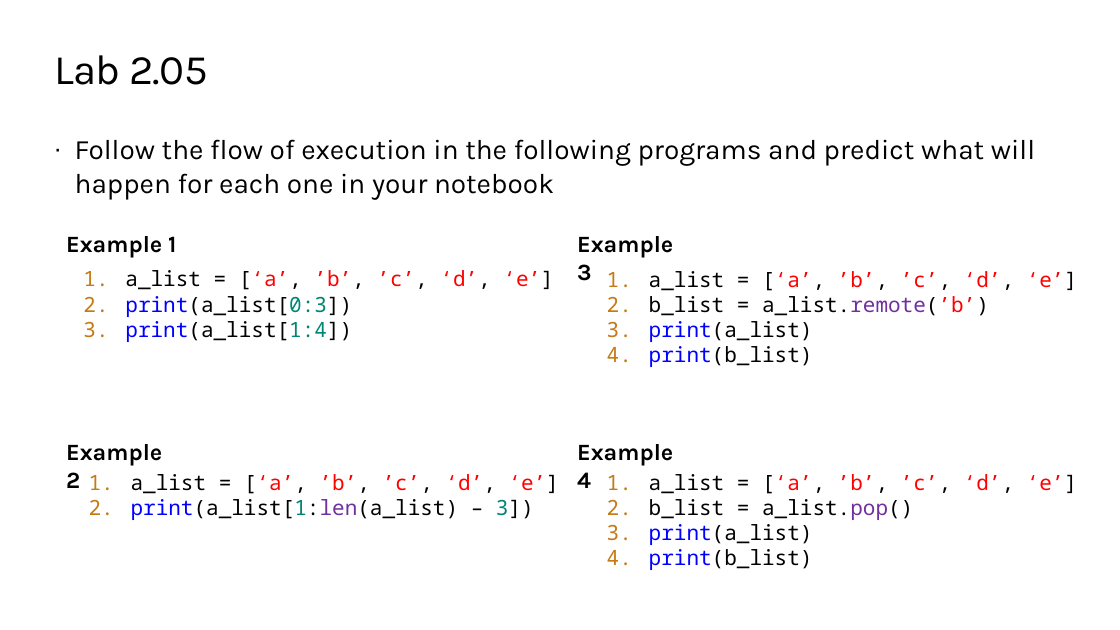
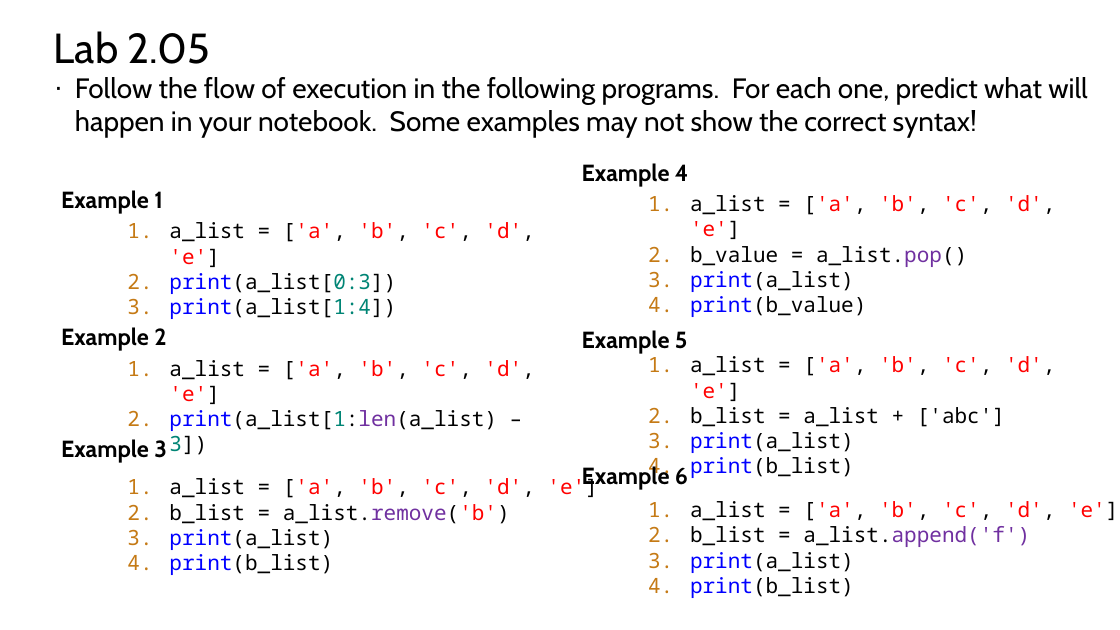
Before and after one commit to TEALSK12/2nd-semester-introduction-to-computer-science, a slide deck: slide 10 of units/2_unit/slidedecks/Intro Python 2.05 TEALS.pptx. Drawn at 1120x630 pixels with LibreOffice and Linux fonts; fonts in the diff are those of the drawing; background and template pictures are left out. Boxes give left, top, right and bottom in pixels: in the first picture for what was removed or moved away, otherwise in the second. Text is boxed around its words. In the diff, an @@ line names an element or a change of style, - is before the commit and + after.

```diff
--- a/units/2_unit/slidedecks/Intro Python 2.05 TEALS.pptx
+++ b/units/2_unit/slidedecks/Intro Python 2.05 TEALS.pptx
@@ title "Lab 2.05": place and size @@
-title "Lab 2.05" at <box>54,55,208,85</box>
+title "Lab 2.05" at <box>54,31,211,64</box>
@@ title "Lab 2.05" at <box>54,31,211,64</box>: font Karla to Cabin, letter spacing -0.5 to 0 pt @@
@@ text at <box>75,77,1087,138</box>: text changed; font Karla to Cabin @@
-· Follow the flow of execution in the following programs and predict what will happen for each one in your notebook
+· Follow the flow of execution in the following programs. For each one, predict what will happen in your notebook. Some examples may not show the correct syntax!
@@ font Karla to Cabin in 4 elements at <box>61,190,163,214</box>, <box>61,327,166,351</box>, <box>61,439,167,463</box>, <box>582,163,689,187</box> @@
@@ text "Example 4": place and size @@
-text "Example 4" at <box>577,444,673,488</box>
+text "Example 4" at <box>582,163,689,187</box>
@@ text "Example 1": place and size @@
-text "Example 1" at <box>66,236,176,258</box>
+text "Example 1" at <box>61,190,163,214</box>
@@ text added at <box>690,195,1055,317</box>, 18 pt, text #000000 @@
+1. a_list = ['a', 'b', 'c', 'd', 'e']
+2. b_value = a_list.pop()
+3. print(a_list)
+4. print(b_value)
@@ text "a_list = ['a', 'b', 'c', ...": place and size @@
-text "a_list = ['a', 'b', 'c', ..." at <box>83,270,553,342</box>
+text "a_list = ['a', 'b', 'c', ..." at <box>127,222,534,319</box>
@@ text at <box>169,222,534,267</box>: text changed @@
-1. a_list = [‘a’, ’b’, ’c’, ‘d’, ‘e’]
+1. a_list = ['a', 'b', 'c', 'd', 'e']
@@ text "Example 2": place and size @@
-text "Example 2" at <box>66,444,162,488</box>
+text "Example 2" at <box>61,327,166,351</box>
@@ text "a_list = ['a', 'b', 'c', ...": place and size @@
-text "a_list = ['a', 'b', 'c', ..." at <box>131,474,559,520</box>
+text "a_list = ['a', 'b', 'c', ..." at <box>169,360,534,455</box>
@@ text "a_list = ['a', 'b', 'c', ...": place and size @@
-text "a_list = ['a', 'b', 'c', ..." at <box>649,271,1077,367</box>
+text "a_list = ['a', 'b', 'c', ..." at <box>690,356,1055,478</box>
@@ text added at <box>582,330,688,354</box>, 20 pt, text #000000, bold @@
+Example 5
@@ text at <box>690,356,1055,427</box>: text changed @@
-1. a_list = [‘a’, ’b’, ’c’, ‘d’, ‘e’]
-2. b_list = a_list.remote(’b’)
+1. a_list = ['a', 'b', 'c', 'd', 'e']
+2. b_list = a_list + ['abc']
@@ text at <box>169,360,534,404</box>: text changed @@
-1. a_list = [‘a’, ’b’, ’c’, ‘d’, ‘e’]
+1. a_list = ['a', 'b', 'c', 'd', 'e']
@@ text "Example 3": place and size @@
-text "Example 3" at <box>577,236,673,281</box>
+text "Example 3" at <box>61,439,167,463</box>
@@ text added at <box>169,474,597,575</box>, 18 pt, text #000000 @@
+1. a_list = ['a', 'b', 'c', 'd', 'e']
+2. b_list = a_list.remove('b')
+3. print(a_list)
+4. print(b_list)
@@ text added at <box>582,464,688,490</box>, 20 pt, text #000000, bold @@
+Example 6
@@ text "a_list = ['a', 'b', 'c', ...": place and size @@
-text "a_list = ['a', 'b', 'c', ..." at <box>649,474,1077,570</box>
+text "a_list = ['a', 'b', 'c', ..." at <box>690,501,1118,598</box>
@@ text at <box>690,501,1118,547</box>: text changed @@
-1. a_list = [‘a’, ’b’, ’c’, ‘d’, ‘e’]
-2. b_list = a_list.pop()
+1. a_list = ['a', 'b', 'c', 'd', 'e']
+2. b_list = a_list.append('f')
```
Also in this commit, not shown: 11 other slides changed, 6 other files.
